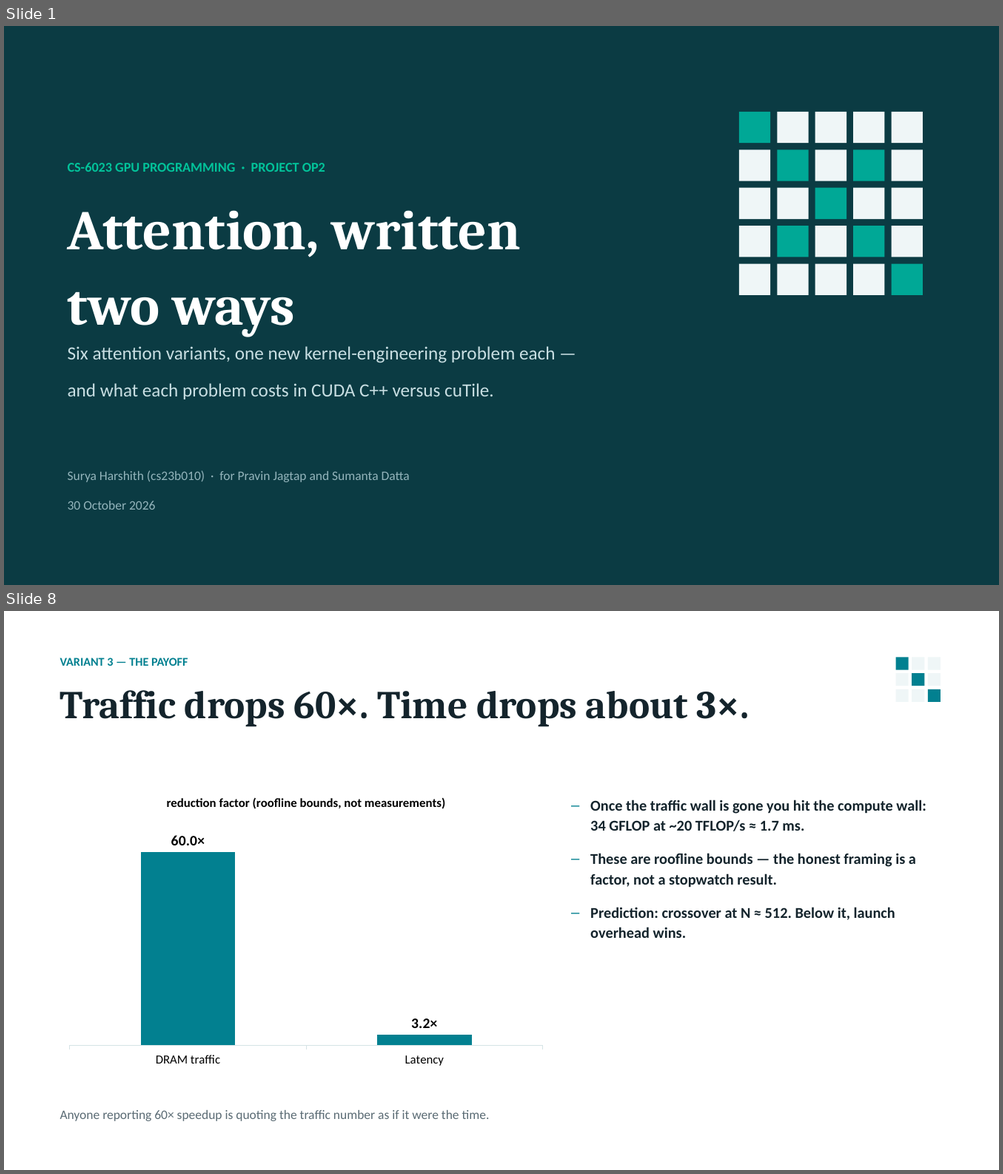
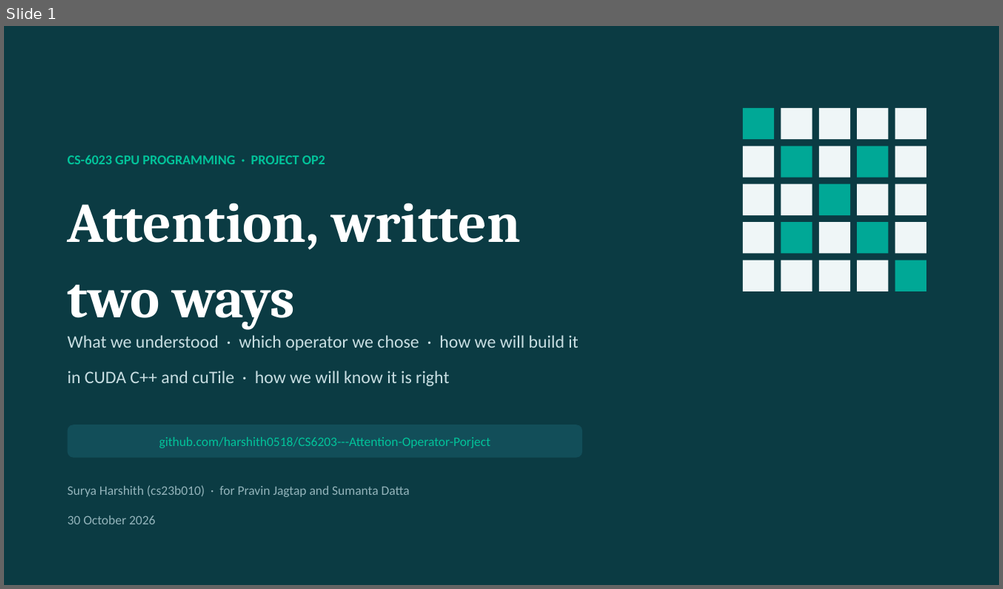
Before and after one commit to harshith0518/CS6203---Attention-Operator-Porject, a slide deck: docs/op2-attention-slides.pptx. Shown one above the other, each under a label of ours: slides 1 and 8 before the commit, slide 1 after it; the slides between them are not shown. The pictures are 1003x1174 and 1003x589 pixels, drawn with LibreOffice and Linux fonts; fonts in the diff are those of the drawing. Boxes give left, top, right and bottom in pixels: in the first picture for what was removed or moved away, otherwise in the second. Text is boxed around its words. In the diff, an @@ line names an element or a change of style, - is before the commit and + after.

```diff
--- a/docs/op2-attention-slides.pptx
+++ b/docs/op2-attention-slides.pptx
@@ slide 8 removed at <box>4,611,999,1170</box>, background #FFFFFF @@
@@ text removed at <box>60,658,188,666</box> @@
-VARIANT 3 — THE PAYOFF
@@ rectangle removed at <box>896,658,908,670</box> @@
@@ rectangle removed at <box>896,673,908,686</box> @@
@@ rectangle removed at <box>911,658,924,670</box> @@
@@ rectangle removed at <box>911,673,924,686</box> @@
@@ rectangle removed at <box>928,658,940,670</box> @@
@@ rectangle removed at <box>928,673,940,686</box> @@
@@ text removed at <box>60,690,749,726</box> @@
-Traffic drops 60×. Time drops about 3×.
@@ rectangle removed at <box>896,689,908,702</box> @@
@@ rectangle removed at <box>911,689,924,702</box> @@
@@ rectangle removed at <box>928,689,940,702</box> @@
@@ column chart removed at <box>60,783,552,1073</box> @@
-title "reduction factor (roofline bounds, not measurements)"
-categories: DRAM traffic, Latency
-Series 1: 60, 3.2
@@ text removed at <box>590,800,926,938</box> @@
-– Once the traffic wall is gone you hit the compute wall: 34 GFLOP at ~20 TFLOP/s ≈ 1.7 ms.
-– These are roofline bounds — the honest framing is a factor, not a stopwatch result.
-– Prediction: crossover at N ≈ 512. Below it, launch overhead wins.
@@ text removed at <box>60,1111,489,1122</box> @@
-Anyone reporting 60× speedup is quoting the traffic number as if it were the time.
@@ slide 1 changed as well @@
@@ text "CS-6023 GPU PROGRAMMING · PROJECT ...": place and size @@
-text "CS-6023 GPU PROGRAMMING · PROJECT ..." at <box>68,162,325,172</box>
+text "CS-6023 GPU PROGRAMMING · PROJECT ..." at <box>68,155,325,164</box>
@@ text "Attention, written": place and size @@
-text "Attention, written" at <box>68,210,521,337</box>
+text "Attention, written" at <box>68,203,521,329</box>
@@ 25 rectangles: place and size @@
-25 rectangles at <box>739,112,922,295</box>
+25 rectangles at <box>743,108,926,292</box>
@@ text at <box>68,335,578,386</box>: text changed; size 18 to 17 pt @@
-Six attention variants, one new kernel-engineering problem each —
-and what each problem costs in CUDA C++ versus cuTile.
+What we understood · which operator we chose · how we will build it
+in CUDA C++ and cuTile · how we will know it is right
@@ rounded rectangle added at <box>68,425,582,458</box>, fill #124E59, 12.5 pt, text #02C39A @@
+github.com/harshith0518/CS6203---Attention-Operator-Porject
@@ text "Surya Harshith (cs23b010) · for ...": place and size @@
-text "Surya Harshith (cs23b010) · for ..." at <box>68,471,410,510</box>
+text "Surya Harshith (cs23b010) · for ..." at <box>68,486,410,525</box>
```
Also in this commit, not shown: 1 other slide changed, 8 slides added, 9 other slides removed, 1 other file.
